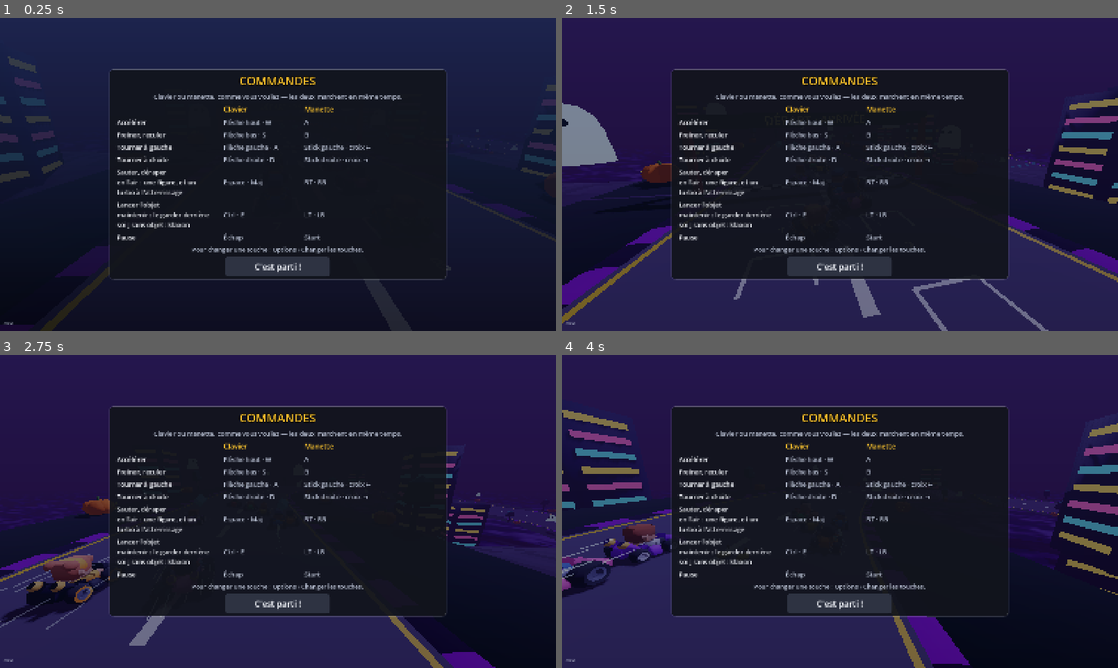
Above: before the commit, frames 1-4 (two rows, left to right).
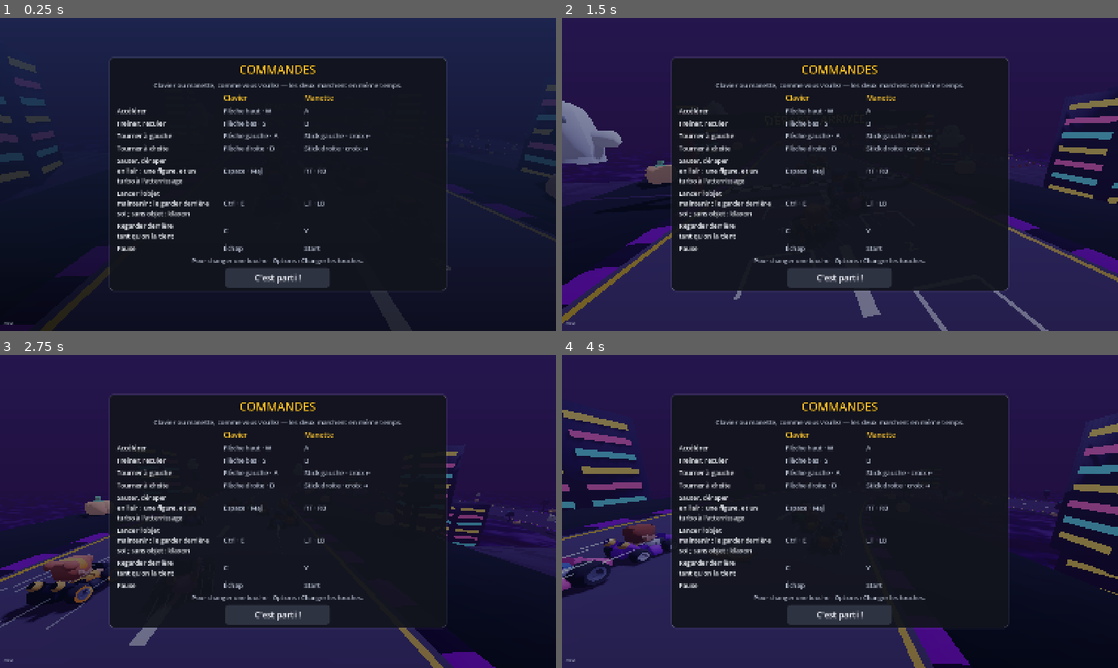
Above: after the commit, the same moments.

Repository: Ajustor/superKart
Game: Godot game, scene res://scenes/ui/main_menu.tscn
The game is run twice, just before and just after one commit, with the same random seed, the same clock (stepped at 60 frames per second) and the same inputs.
Inputs (mouse positions are in pixels of both pictures, inside the frame that each line leads up to):
- Up to frame 1 (0.25 s): no input
- Up to frame 2 (1.5 s): tap Enter at 0.5 s; move the mouse to (962, 158) at 0.52 s; hold Right (steer_right) 0.53-1.25 s; hold Space (drift) 0.53-1.25 s; click (962, 158) at 0.67 s; tap Up (throttle) at 0.8 s; drag from (728, 190) to (812, 237) at 1.27 s
- Up to frame 3 (2.75 s): move the mouse to (333, 442) at 2.02 s; hold Right (steer_right) from 2.03 s (still down); hold Ctrl (use_item) from 2.03 s (still down); tap C (regarder_derriere, bound only after the commit) at 2.3 s
- Up to frame 4 (4 s): release Right (steer_right) at 2.75 s; release Ctrl (use_item) at 2.75 s; drag from (812, 574) to (673, 464) at 2.77 s; move the mouse to (1006, 558) at 3.52 s; hold Left (steer_left) from 3.53 s (still down); hold Space (drift) from 3.53 s (still down); tap Up (throttle) at 3.8 s

The runs differ from the first frame. In frame 1, 8.7% of the frame differs, in the area x 19-100%, y 12-88%; in frame 2, 11%, in the area x 0-86%, y 12-88%; in frame 3, 9.8%; in frame 4, 9.4%.

Commit message:
Regarder derrière ; objets et décors Kenney en plus
Une touche (C, Y à la manette, RÉTRO au tactile) fait regarder derrière
soi tant qu'on la tient. La boîte à objets et la banane sont celles de
Kenney ; onze objets de décor de plus prennent leur modèle Kenney, centrés
sur leur pied, et ce qui brillait brille encore.

Co-Authored-By: Claude Opus 5.5 <noreply@anthropic.com>
Claude-Session: https://claude.ai/code/session_01SoAtoqYHHpSBPNWk4dVZV2

Diff:
--- a/project.godot
+++ b/project.godot
@@ -91,6 +91,12 @@
 , Object(InputEventJoypadButton,"resource_local_to_scene":false,"resource_name":"","device":-1,"button_index":9,"pressure":0.0,"pressed":false,"script":null)
 ]
 }
+regarder_derriere={
+"deadzone": 0.2,
+"events": [Object(InputEventKey,"resource_local_to_scene":false,"resource_name":"","device":16,"window_id":0,"alt_pressed":false,"shift_pressed":false,"ctrl_pressed":false,"meta_pressed":false,"pressed":false,"keycode":0,"physical_keycode":67,"key_label":0,"unicode":0,"location":0,"echo":false,"script":null)
+, Object(InputEventJoypadButton,"resource_local_to_scene":false,"resource_name":"","device":-1,"button_index":3,"pressure":0.0,"pressed":false,"script":null)
+]
+}
 pause={
 "deadzone": 0.2,
 "events": [Object(InputEventKey,"resource_local_to_scene":false,"resource_name":"","device":16,"window_id":0,"alt_press …(195 unchanged characters)…
--- a/scripts/camera/chase_camera.gd
+++ b/scripts/camera/chase_camera.gd
@@ -39,6 +39,7 @@
 ## le kart. Sans ça elle partait de l'origine du monde et traversait le décor
 ## pendant tout le décompte, pile quand le joueur regarde sa case.
 var _placee: bool = false
+var _derriere: bool = false
 
 ## La caméra d'arrivée : une fois la ligne franchie (ou le joueur éliminé en
 ## bataille), elle quitte l'arrière du kart et vient le montrer de face, puis
@@ -78,12 +79,26 @@
 	orbite = -1.0
 
 
+## Le pilote regarde derrière lui (action « regarder_derriere ») : la caméra
+## passe devant le kart, tournée vers l'arrière, d'un coup, comme un
+## rétroviseur, et revient d'un coup quand on lâche.
+func regarde_derriere() -> bool:
+	return Input.is_action_pressed(&"regarder_derriere") and _kart.est_pilote_par_le_joueur() \
+		and _kart.controle_actif
+
+
 func _physics_process(delta: float) -> void:
 	var motor := _kart.motor
 	if orbite >= 0.0:
 		_tourner_autour(delta)
 		return
 	var forward := Vector3(sin(motor.velocity_dir), 0.0, -cos(motor.velocity_dir))
+	var derriere := regarde_derriere()
+	if derriere != _derriere:
+		_derriere = derriere
+		_placee = false
+	if derriere:
+		forward = -forward
 
 	var recul := 1.0 - 0.45 * vortex
 	var desired := _kart.global_position - forward * distance * recul + Vector3.UP * height * recul
--- a/scripts/core/touches.gd
+++ b/scripts/core/touches.gd
@@ -9,7 +9,7 @@
 
 ## Les actions de jeu qu'on peut changer, dans l'ordre de l'écran.
 const ACTIONS: Array[StringName] = [&"throttle", &"brake", &"steer_left", &"steer_right",
-	&"drift", &"use_item", &"pause"]
+	&"drift", &"use_item", &"regarder_derriere", &"pause"]
 
 enum Famille { CLAVIER, MANETTE }
 
--- a/scripts/items/item_manager.gd
+++ b/scripts/items/item_manager.gd
@@ -840,15 +840,17 @@
 	return m
 
 
+## La caisse à objets du Platformer Kit de Kenney, et la banane du Food Kit.
+const CAISSE := "res://assets/kenney/objets/crate-item.glb"
+const BANANE := "res://assets/kenney/objets/banana.glb"
+static var _caisse_rougie: StandardMaterial3D
+
+
 func _visuel_boite() -> Node3D:
 	var racine := Node3D.new()
 	var cube := MeshInstance3D.new()
-	cube.mesh = _forme("boite", func() -> Mesh:
-		var boite := BoxMesh.new()
-		boite.size = Vector3(1.1, 1.1, 1.1)
-		return boite)
-	cube.material_override = _materiau(Color(0.35, 0.75, 1.0, 0.75), 0.6, true)
-	# Posé sur un coin : c'est la silhouette que tout le monde reconnaît.
+	cube.mesh = KenneyDecor.modele(CAISSE, 1.2)
+	# Posée sur un coin : c'est la silhouette que tout le monde reconnaît.
 	cube.rotation = Vector3(deg_to_rad(35.0), 0.0, deg_to_rad(45.0))
 	racine.add_child(cube)
 	var signe := Label3D.new()
@@ -866,24 +868,8 @@
 func _visuel_banane() -> Node3D:
 	var racine := Node3D.new()
 	var corps := MeshInstance3D.new()
-	corps.mesh = _forme("banane", func() -> Mesh:
-		var capsule := CapsuleMesh.new()
-		capsule.radius = 0.16
-		capsule.height = 0.8
-		return capsule)
-	corps.material_override = _materiau(Color(1.0, 0.86, 0.15))
-	corps.rotation = Vector3(0.0, 0.0, deg_to_rad(70.0))
+	corps.mesh = KenneyDecor.modele(BANANE, 1.4)
 	racine.add_child(corps)
-	var queue := MeshInstance3D.new()
-	queue.mesh = _forme("tige", func() -> Mesh:
-		var tige := CylinderMesh.new()
-		tige.top_radius = 0.04
-		tige.bottom_radius = 0.05
-		tige.height = 0.18
-		return tige)
-	queue.material_override = _materiau(Color(0.35, 0.25, 0.1))
-	queue.position = Vector3(0.36, 0.2, 0.0)
-	racine.add_child(queue)
 	return racine
 
 
@@ -927,7 +913,11 @@
 func _visuel_fausse_boite() -> Node3D:
 	var racine := _visuel_boite()
 	var cube := racine.get_child(0) as MeshInstance3D
-	cube.material_override = _materiau(Color(1.0, 0.45, 0.4, 0.75), 0.6, true)
+	# La même caisse, rougie.
+	if _caisse_rougie == null:
+		_caisse_rougie = (cube.mesh.surface_get_material(0) as StandardMaterial3D).duplicate() as StandardMaterial3D
+		_caisse_rougie.albedo_color = Color(1.0, 0.5, 0.45)
+	cube.material_override = _caisse_rougie
 	var signe := racine.get_child(1) as Label3D
 	signe.text = "¿"
 	return racine
--- a/scripts/track/features/kenney_decor.gd
+++ b/scripts/track/features/kenney_decor.gd
@@ -15,9 +15,11 @@
 
 const DOSSIER := "res://assets/kenney/decor/"
 
-## Objet : [modèle Kenney, ce qui donne sa taille]. « hauteur » : celle de
-## l'objet fait main, la largeur suit (sans dépasser le double) ; « largeur » :
-## l'emprise au sol, pour ce qui s'étale (un rocher).
+## Objet : [modèle Kenney, ce qui donne sa taille, lueur]. « hauteur » : celle
+## de l'objet fait main, la largeur suit (sans dépasser le double) ;
+## « largeur » : l'emprise au sol, pour ce qui s'étale (un rocher). La lueur,
+## facultative, fait briller le modèle comme brillait l'objet fait main (une
+## lanterne, une étoile, un fantôme dans la nuit).
 const MODELES := {
 	TrackDecor.Objet.PALMIER: ["tree-palmdetailedtall", "hauteur"],
 	TrackDecor.Objet.ROCHER: ["rock-largeb", "largeur"],
@@ -32,6 +34,17 @@
 	TrackDecor.Objet.TONNEAU: ["barrel", "hauteur"],
 	TrackDecor.Objet.MAISON: ["building-type-a", "hauteur"],
 	TrackDecor.Objet.PARASOL: ["detail-parasol-a", "hauteur"],
+	TrackDecor.Objet.FANTOME: ["character-ghost", "hauteur", 0.2],
+	TrackDecor.Objet.LANTERNE: ["lantern-glass", "hauteur", 0.6],
+	TrackDecor.Objet.CITROUILLE: ["pumpkin-carved", "hauteur", 0.25],
+	TrackDecor.Objet.ANANAS: ["pineapple", "hauteur"],
+	TrackDecor.Objet.FLEUR: ["flowers-tall", "hauteur"],
+	TrackDecor.Objet.ETOILE: ["star", "hauteur", 0.5],
+	TrackDecor.Objet.BLOC: ["block-grass", "largeur"],
+	TrackDecor.Objet.CUBE_LESTE: ["crate-strong", "largeur"],
+	TrackDecor.Objet.PARABOLE: ["satellitedish-large", "largeur"],
+	TrackDecor.Objet.ANTENNE: ["satellitedish", "largeur"],
+	TrackDecor.Objet.TOURELLE: ["turret-double", "largeur"],
 }
 
 
@@ -89,8 +102,48 @@
 		echelle = large_voulu / large
 	elif large > 0.0 and large_voulu > 0.0:
 		echelle = minf(echelle, 2.0 * large_voulu / large)
-	var mise := Transform3D(Basis.from_scale(Vector3.ONE * echelle), Vector3(0.0, -boite.position.y * echelle, 0.0))
-	return transformer(fondu, mise)
+	# Centré sur son pied : l'origine d'un modèle Kenney est souvent dans un
+	# coin, et l'objet tomberait à côté de sa place (et de sa collision).
+	var centre := boite.get_center()
+	var mise := Transform3D(Basis.from_scale(Vector3.ONE * echelle),
+		Vector3(-centre.x, -boite.position.y, -centre.z) * echelle)
+	var resultat := transformer(fondu, mise)
+	var donnees: Array = MODELES[quoi]
+	if donnees.size() > 2:
+		faire_briller(resultat, float(donnees[2]))
+	return resultat
+
+
+## Fait briller chaque surface de sa propre couleur (des copies : les
+## matériaux du modèle sont partagés).
+static func faire_briller(maillage_source: ArrayMesh, force: float) -> void:
+	for s in maillage_source.get_surface_count():
+		var m := maillage_source.surface_get_material(s) as StandardMaterial3D
+		if m == null:
+			continue
+		var lumineux := m.duplicate() as StandardMaterial3D
+		lumineux.emission_enabled = true
+		lumineux.emission = m.albedo_color
+		lumineux.emission_texture = m.albedo_texture
+		lumineux.emission_energy_multiplier = force
+		maillage_source.surface_set_material(s, lumineux)
+
+
+## Un modèle Kenney fondu, sa plus grande dimension ramenée à `taille`,
+## centré sur son pied (les objets lancés : ItemManager). Fait une fois.
+static var _modeles: Dictionary = {}
+
+static func modele(chemin: String, taille: float) -> ArrayMesh:
+	var cle := "%s@%.2f" % [chemin, taille]
+	if not _modeles.has(cle):
+		var racine := (load(chemin) as PackedScene).instantiate() as Node3D
+		var fondu := fondre(racine)
+		racine.free()
+		var boite := fondu.get_aabb()
+		var echelle := taille / maxf(maxf(boite.size.x, boite.size.y), maxf(boite.size.z, 0.001))
+		var centre := boite.get_center()
+		_modeles[cle] = transformer(fondu, Transform3D(Basis.from_scale(Vector3.ONE * echelle), -centre * echelle))
+	return _modeles[cle]
 
 
 ## Toutes les maillages sous `racine`, dans son repère, en une seule.
--- a/scripts/ui/aide_commandes.gd
+++ b/scripts/ui/aide_commandes.gd
@@ -16,6 +16,7 @@
 	[&"steer_right", "Tourner à droite", ""],
 	[&"drift", "Sauter, déraper", "en l'air : une figure, et un turbo à l'atterrissage"],
 	[&"use_item", "Lancer l'objet", "maintenir : le garder derrière soi ; sans objet : klaxon"],
+	[&"regarder_derriere", "Regarder derrière", "tant qu'on la tient"],
 	[&"pause", "Pause", ""],
 ]
 
--- a/scripts/ui/astuces_panel.gd
+++ b/scripts/ui/astuces_panel.gd
@@ -16,6 +16,7 @@
 	&"steer_right": "Tourner à droite",
 	&"drift": "Sauter / déraper / figure",
 	&"use_item": "Objet (tenir : derrière soi) / klaxon",
+	&"regarder_derriere": "Regarder derrière",
 	&"pause": "Pause",
 }
 
--- a/scripts/ui/loading_screen.gd
+++ b/scripts/ui/loading_screen.gd
@@ -28,6 +28,7 @@
 	"Accélérez juste avant le vert pour partir en trombe. Trop tôt, et le moteur cale.",
 	"Appuyez sur DRIFT en plein saut pour faire une figure : un petit turbo à l'atterrissage.",
 	"Chaque tremplin donne un turbo au décollage. Ajoutez une figure : un deuxième à l'atterrissage.",
+	"Tenez C (ou Y à la manette) pour regarder derrière vous : la carapace qui arrive ne vous surprendra plus.",
 	"Collez un adversaire, juste derrière lui : quand le vent siffle, l'aspiration lance un turbo pour le doubler.",
 	"Gardez OBJET enfoncé : la banane ou la carapace traîne derrière vous et arrête les carapaces.",
 	"Objet tenu : lâchez pour le lancer devant, ou lâchez en freinant pour l'envoyer derrière.",
--- a/scripts/ui/touch_controls.gd
+++ b/scripts/ui/touch_controls.gd
@@ -87,6 +87,8 @@
 		# Au-dessus du frein, à portée du même pouce que le dérapage : on lance
 		# un objet entre deux glisses, pas pendant qu'on freine.
 		{action = &"use_item", centre = Vector2(taille.x - marge - r * 3.45, bas - r * 2.2), rayon = r * 0.85, texte = "OBJET"},
+		# Le rétroviseur : petit, en haut, loin des pouces qui conduisent.
+		{action = &"regarder_derriere", centre = Vector2(taille.x - marge - r * 3.6, bas - r * 4.0), rayon = r * 0.6, texte = "RÉTRO"},
 	]
 	return liste.slice(2) if joystick else liste
 
--- a/tests/test_interface.gd
+++ b/tests/test_interface.gd
@@ -69,6 +69,26 @@
 	assert_gt(camera.orbite, 0.0)
 
 
+func test_on_regarde_derriere_tant_qu_on_tient_la_touche() -> void:
+	var course := RaceLauncher.monter(RaceSetup.new())
+	var session := course.get_node("Session") as RaceSession
+	session.duree_decompte = 0.0
+	add_child_autofree(course)
+	await wait_until(func() -> bool: return session.en_course, 3.0)
+	var camera := course.get_node("ChaseCamera") as ChaseCamera
+	var kart := session.entries[0].kart
+	await wait_physics_frames(3)
+	var avant := Vector3(sin(kart.motor.velocity_dir), 0.0, -cos(kart.motor.velocity_dir))
+	assert_lt((camera.global_position - kart.global_position).dot(avant), 0.0, "la caméra suit, derrière")
+	Input.action_press(&"regarder_derriere")
+	await wait_physics_frames(2)
+	assert_gt((camera.global_position - kart.global_position).dot(avant), 0.0, "on regarde derrière : elle passe devant")
+	assert_lt(-camera.global_basis.z.dot(avant), 0.0, "tournée vers l'arrière")
+	Input.action_release(&"regarder_derriere")
+	await wait_physics_frames(2)
+	assert_lt((camera.global_position - kart.global_position).dot(avant), 0.0, "on lâche : elle revient derrière")
+
+
 # --- Version affichée au menu --------------------------------------------------------
 
 func test_le_menu_affiche_la_version_en_bas_a_gauche() -> void:
Not shown, changed: assets/kenney/LICENCE.txt
Binary file added: assets/kenney/decor/block-grass.glb
Not shown, added: assets/kenney/decor/block-grass.glb.import
Binary file added: assets/kenney/decor/block-grass_colormap.png
Not shown, added: assets/kenney/decor/block-grass_colormap.png.import
Binary file added: assets/kenney/decor/character-ghost.glb
Not shown, added: assets/kenney/decor/character-ghost.glb.import
Binary file added: assets/kenney/decor/character-ghost_colormap.png
Not shown, added: assets/kenney/decor/character-ghost_colormap.png.import
Binary file added: assets/kenney/decor/crate-strong.glb
Not shown, added: assets/kenney/decor/crate-strong.glb.import
Binary file added: assets/kenney/decor/crate-strong_colormap.png
(and 37 more such lines)
